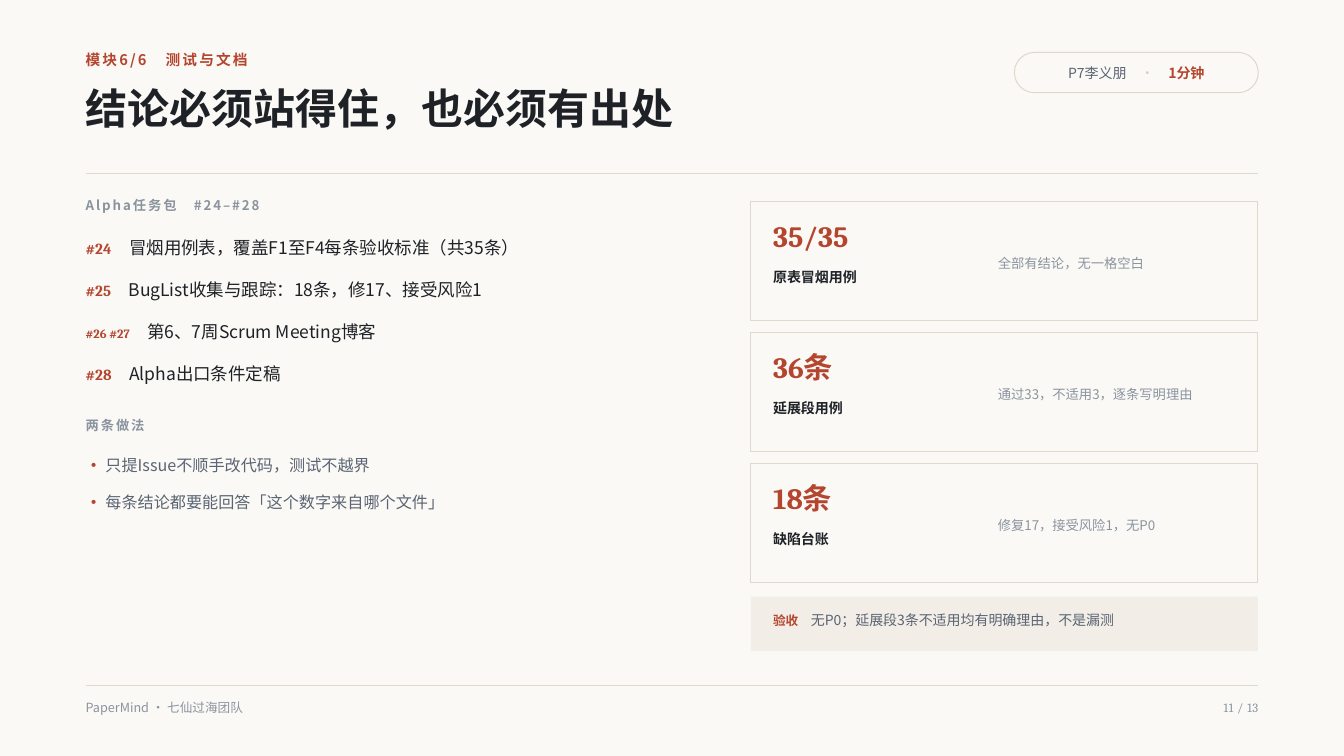
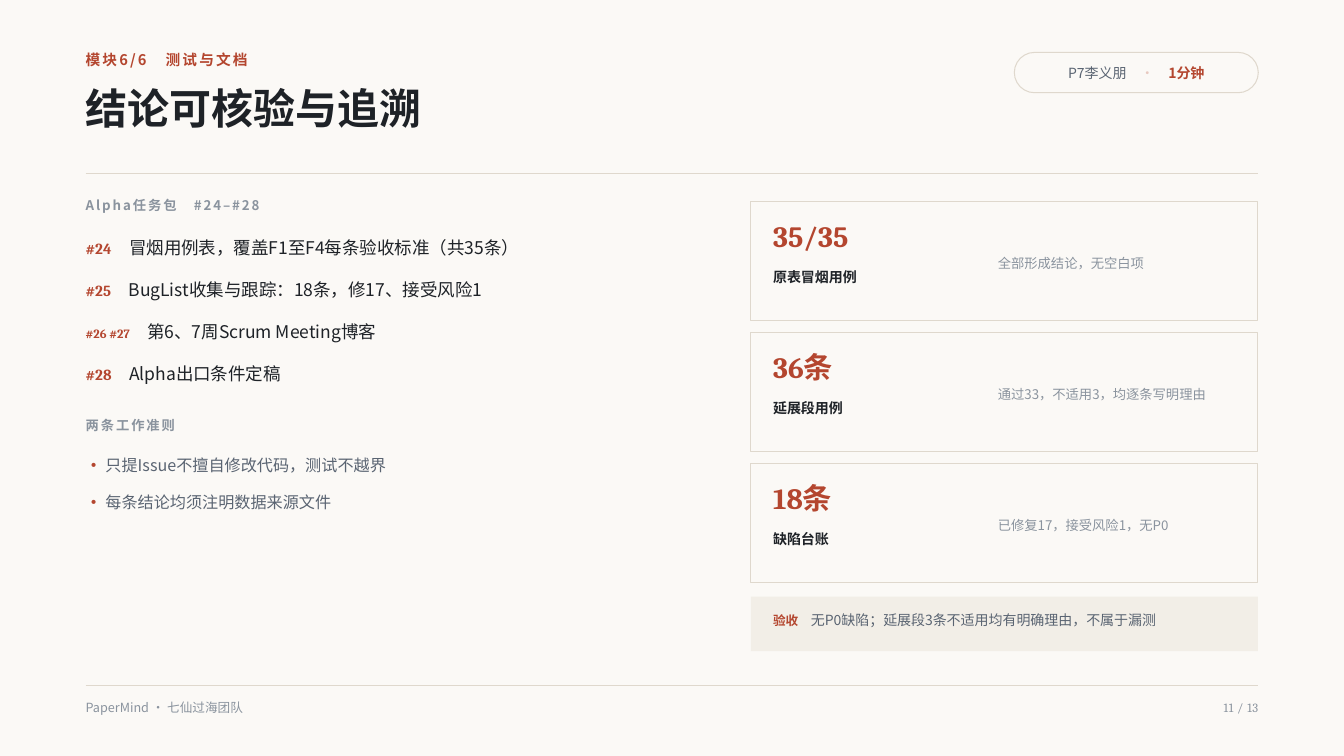
Before and after one commit to lin612320/TeamProject-PaperReadingHelper, a slide deck: slide 11 of docs/汇报/PaperMind项目汇报.pptx (slide 12 before the commit). Drawn at 1344x756 pixels with LibreOffice and Linux fonts; fonts in the diff are those of the drawing. Boxes give left, top, right and bottom in pixels: in the first picture for what was removed or moved away, otherwise in the second. Text is boxed around its words. In the diff, an @@ line names an element or a change of style, - is before the commit and + after.

```diff
--- a/docs/汇报/PaperMind项目汇报.pptx
+++ b/docs/汇报/PaperMind项目汇报.pptx
@@ text at (x1=86, y1=88, x2=422, y2=128): text changed @@
-结论必须站得住，也必须有出处
+结论可核验与追溯
@@ text at (x1=998, y1=257, x2=1144, y2=269): text changed @@
-全部有结论，无一格空白
+全部形成结论，无空白项
@@ text at (x1=998, y1=388, x2=1206, y2=400): text changed @@
-通过33，不适用3，逐条写明理由
+通过33，不适用3，均逐条写明理由
@@ text at (x1=86, y1=419, x2=175, y2=431): text changed @@
-两条做法
+两条工作准则
@@ text at (x1=105, y1=457, x2=385, y2=510): text changed @@
-· 只提Issue不顺手改代码，测试不越界
-· 每条结论都要能回答「这个数字来自哪个文件」
+· 只提Issue不擅自修改代码，测试不越界
+· 每条结论均须注明数据来源文件
@@ text at (x1=998, y1=519, x2=1169, y2=531): text changed @@
-修复17，接受风险1，无P0
+已修复17，接受风险1，无P0
@@ text at (x1=773, y1=613, x2=1156, y2=627): text changed @@
-验收 无P0；延展段3条不适用均有明确理由，不是漏测
+验收 无P0缺陷；延展段3条不适用均有明确理由，不属于漏测
```
Also in this commit, not shown: 1 other slide changed, 1 slide removed.
